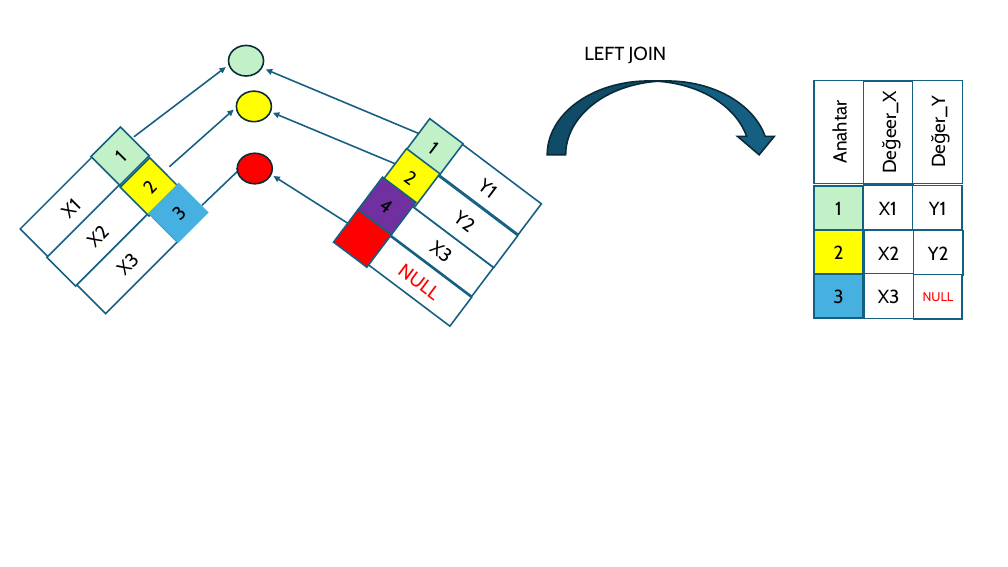
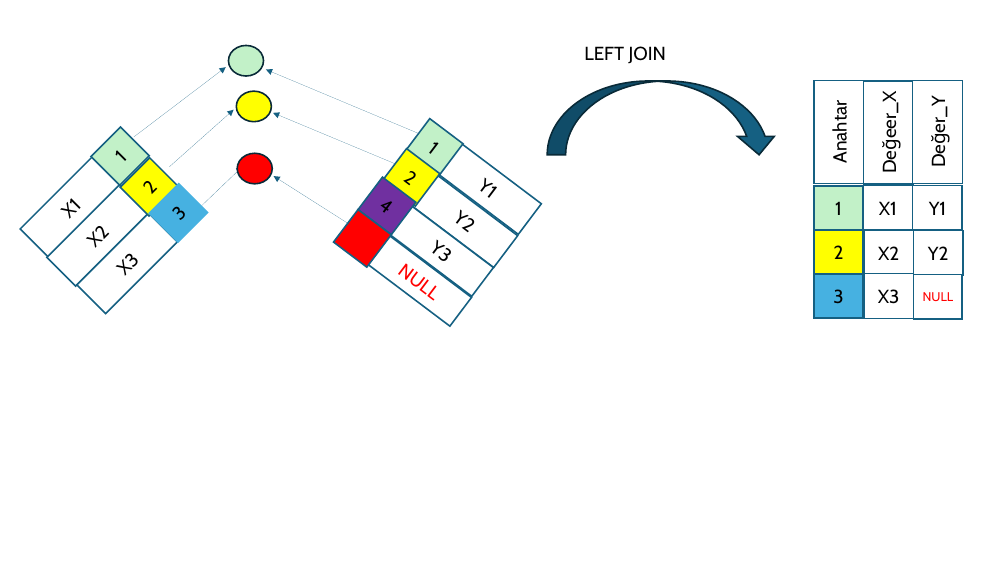
Before and after one commit to ati-ozgur/course-database, a slide deck: slide 1 of course-contents/figures/join-left.pptx. Drawn at 1008x567 pixels with LibreOffice and Linux fonts; fonts in the diff are those of the drawing. Boxes give left, top, right and bottom in pixels: in the first picture for what was removed or moved away, otherwise in the second. Text is boxed around its words. In the diff, an @@ line names an element or a change of style, - is before the commit and + after.

```diff
--- a/course-contents/figures/join-left.pptx
+++ b/course-contents/figures/join-left.pptx
@@ arrow (134, 137) - (226, 67): stroke #156082 1.5 pt to #156082 0.75 pt @@
@@ arrow (419, 134) - (266, 70): stroke #156082 1.5 pt to #156082 0.75 pt @@
@@ arrow (169, 167) - (234, 110): stroke #156082 1.5 pt to #156082 0.75 pt @@
@@ arrow (395, 163) - (273, 113): stroke #156082 1.5 pt to #156082 0.75 pt @@
@@ arrow (202, 206) - (243, 166): stroke #156082 1.5 pt to #156082 0.75 pt @@
@@ ellipse at <box>237,154,272,184</box>: outline #092A39 1.5 pt to #092A38 1.5 pt @@
@@ arrow (349, 225) - (274, 176): stroke #156082 1.5 pt to #156082 0.75 pt @@
@@ text in rectangle at <box>429,239,446,261</box>: text changed @@
-X3
+Y3
```
Also in this commit, not shown: 1 other file.
